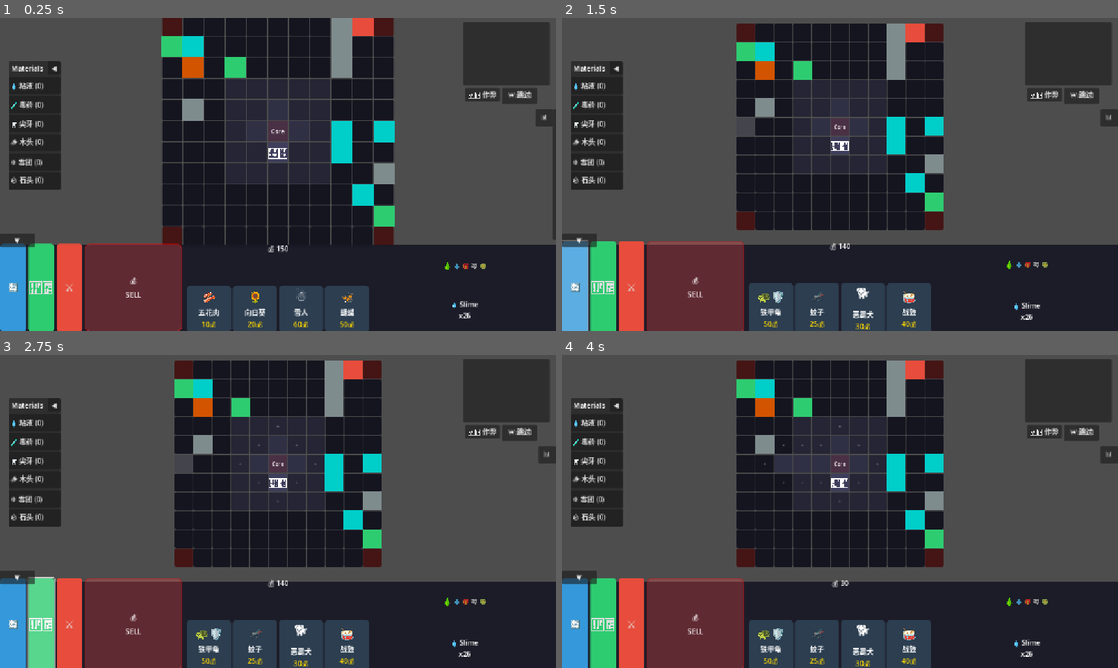
Above: before the commit, frames 1-4 (two rows, left to right).
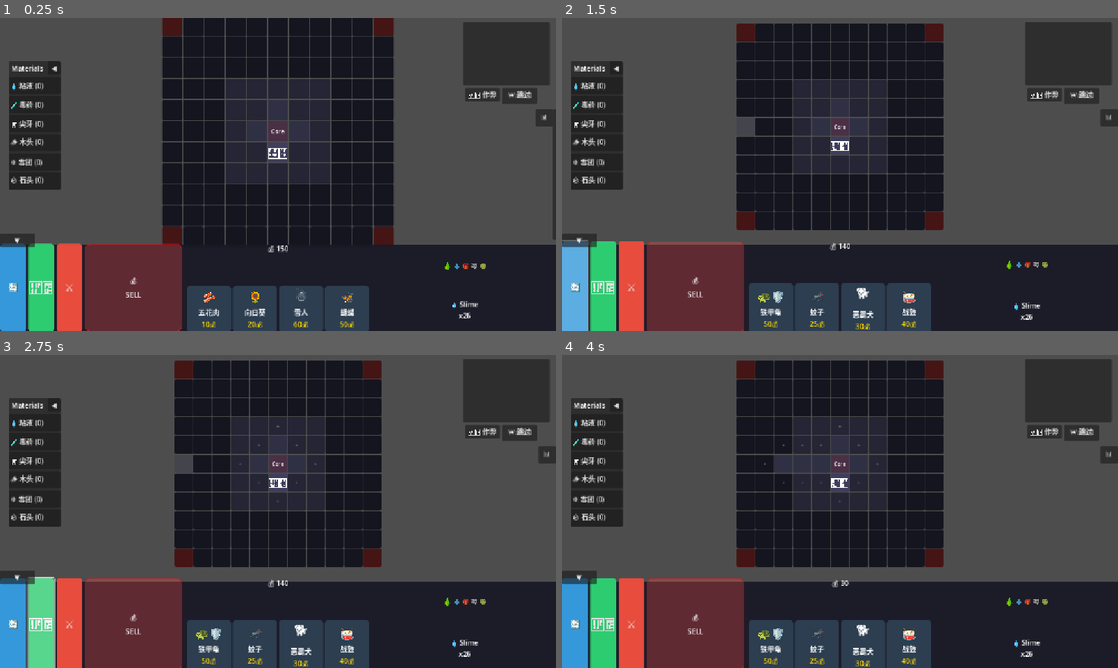
Above: after the commit, the same moments.

Repository: seekerzz/tower-html
Game: Godot game, scene res://src/Scenes/Game/MainGame.tscn
Two runs of this game, one before a commit and one after it. Both use one fixed random seed, a clock stepped at 60 frames per second and the inputs below. The project has no main scene, so this scene is started directly.
Inputs (mouse positions are in pixels of both pictures, inside the frame that each line leads up to):
- Up to frame 1 (0.25 s): no input
- Up to frame 2 (1.5 s): tap Enter at 0.5 s; drag from (745, 30) to (745, 127) at 0.52 s; click "🔄" at 1.25 s
- Up to frame 3 (2.75 s): click "🏗️" at 2 s
- Up to frame 4 (4 s): click "+" at 2.75 s; click "+" at 3.5 s

The runs differ from the first frame. In frame 1, 3.8% of the frame differs, in the area x 29-71%, y 0-67%; in frame 2, 3.1%; in frame 3, 3.1%; in frame 4, 3.1%.

Commit message:
Refactor GridManager to spawn traps, update Barricade visuals, and fix game over logic
- GridManager: Removed `_generate_random_obstacles`, added `try_spawn_trap` with inline instantiation logic.
- Barricade: Replaced ColorRect with centered Label for visuals.
- GameManager: Added immediate game over state cleanup (stop wave, clear enemies).

Diff:
--- a/src/Autoload/GameManager.gd
+++ b/src/Autoload/GameManager.gd
@@ -120,6 +120,8 @@
 	resource_changed.emit()
 	if core_health <= 0:
 		core_health = 0
+		is_wave_active = false
+		get_tree().call_group("enemies", "queue_free")
 		game_over.emit()
 
 func retry_wave():
--- a/src/Scripts/Barricade.gd
+++ b/src/Scripts/Barricade.gd
@@ -24,11 +24,14 @@
 		# we should probably add a ColorRect programmatically or repurpose.
 		# I will add a ColorRect programmatically.
 
-		visual_rect = ColorRect.new()
-		visual_rect.size = Vector2(tile_size, tile_size)
-		visual_rect.position = offset
-		visual_rect.color = props.get("color", Color.WHITE)
-		add_child(visual_rect)
+		var label = Label.new()
+		label.text = props.get("icon", "?")
+		label.add_theme_font_size_override("font_size", 32)
+		label.horizontal_alignment = HORIZONTAL_ALIGNMENT_CENTER
+		label.vertical_alignment = VERTICAL_ALIGNMENT_CENTER
+		label.custom_minimum_size = Vector2(tile_size, tile_size)
+		label.position = offset
+		add_child(label)
 
 		# Hide Line2D if it exists
 		if has_node("Line2D"):
--- a/src/Scripts/GridManager.gd
+++ b/src/Scripts/GridManager.gd
@@ -25,7 +25,52 @@
 		BARRICADE_SCENE = load("res://src/Scenes/Game/Barricade.tscn")
 	_init_astar()
 	create_initial_grid()
-	_generate_random_obstacles()
+	# _generate_random_obstacles()
+
+func try_spawn_trap(world_pos: Vector2, type_key: String):
+	var gx = int(round(world_pos.x / TILE_SIZE))
+	var gy = int(round(world_pos.y / TILE_SIZE))
+	var grid_pos = Vector2i(gx, gy)
+	var key = get_tile_key(gx, gy)
+
+	if not tiles.has(key):
+		return
+
+	var tile = tiles[key]
+
+	# Check requirements: No unit, No core, No obstacle
+	if tile.unit != null: return
+	if tile.occupied_by != Vector2i.ZERO: return
+	if tile.type == "core": return
+	if obstacles.has(grid_pos): return
+
+	# _spawn_barricade(tile, type_key)
+
+	# Inline spawning logic to ensure explicit implementation as requested and avoid confusion
+	var data = Constants.BARRICADE_TYPES[type_key]
+	var obstacle
+
+	if BARRICADE_SCENE:
+		obstacle = BARRICADE_SCENE.instantiate()
+	else:
+		obstacle = Node2D.new()
+		obstacle.name = "Obstacle_" + type_key
+		var visual = ColorRect.new()
+		visual.size = Vector2(40, 40)
+		visual.position = Vector2(-20, -20)
+		if "color" in data:
+			visual.color = data["color"]
+		else:
+			visual.color = Color.DARK_SLATE_GRAY
+		obstacle.add_child(visual)
+
+	add_child(obstacle)
+	obstacle.position = tile.position
+
+	if obstacle.has_method("init"):
+		obstacle.init(Vector2i(tile.x, tile.y), type_key)
+
+	register_obstacle(Vector2i(tile.x, tile.y), obstacle)
 
 func _init_astar():
 	astar_grid = AStarGrid2D.new()
